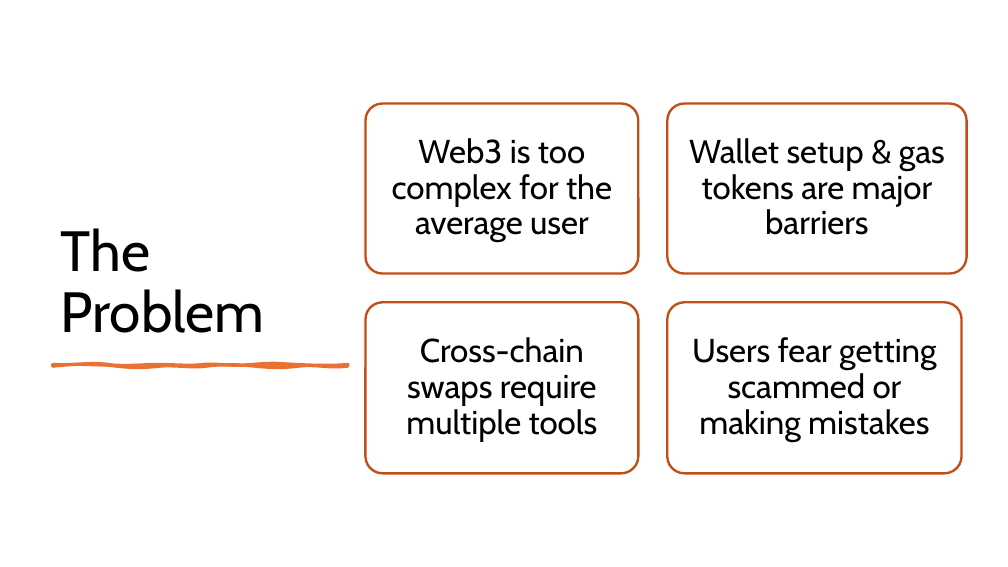
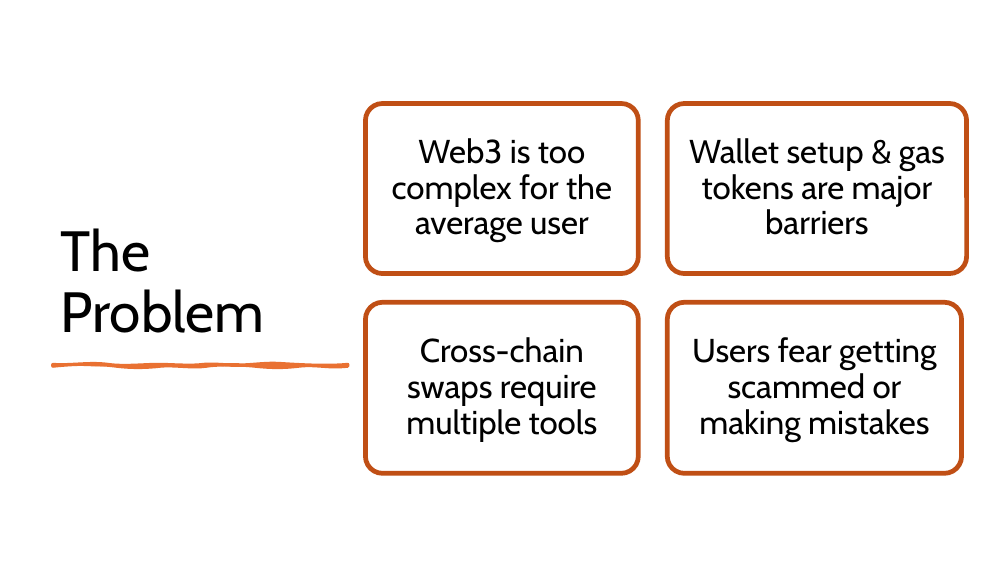
Before and after one commit to IntentPay/intent-pay, a slide deck: slide 3 of doc/ETH Global - IntentPay.pptx. Drawn at 1008x567 pixels with LibreOffice and Linux fonts; fonts in the diff are those of the drawing. Boxes give left, top, right and bottom in pixels: in the first picture for what was removed or moved away, otherwise in the second. Text is boxed around its words. In the diff, an @@ line names an element or a change of style, - is before the commit and + after.

```diff
--- a/doc/ETH Global - IntentPay.pptx
+++ b/doc/ETH Global - IntentPay.pptx
@@ outline #C04F15 2.25 pt to #C04F15 4.5 pt in 4 elements at (365, 104, 638, 274), (668, 104, 967, 274), (365, 302, 638, 473), (668, 302, 962, 473) @@
```
Also in this commit, not shown: 5 other slides changed, 4 slides added.
